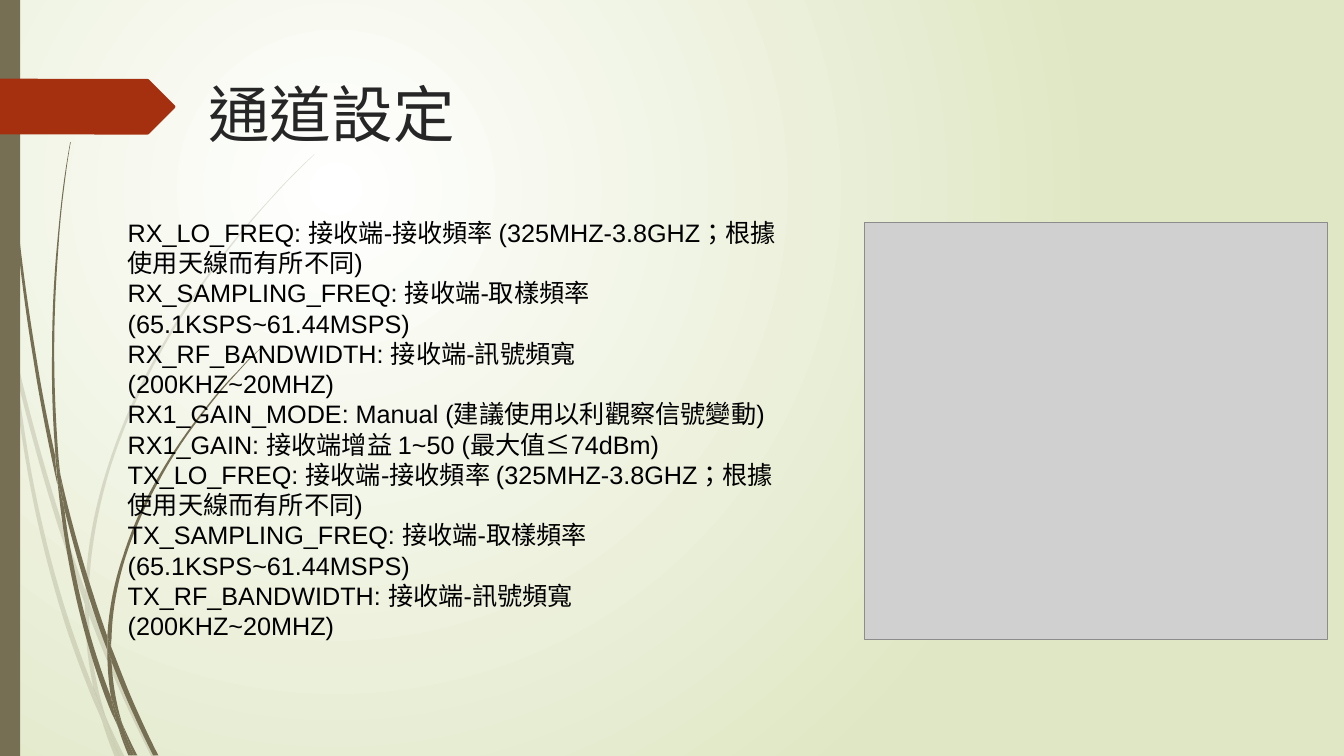
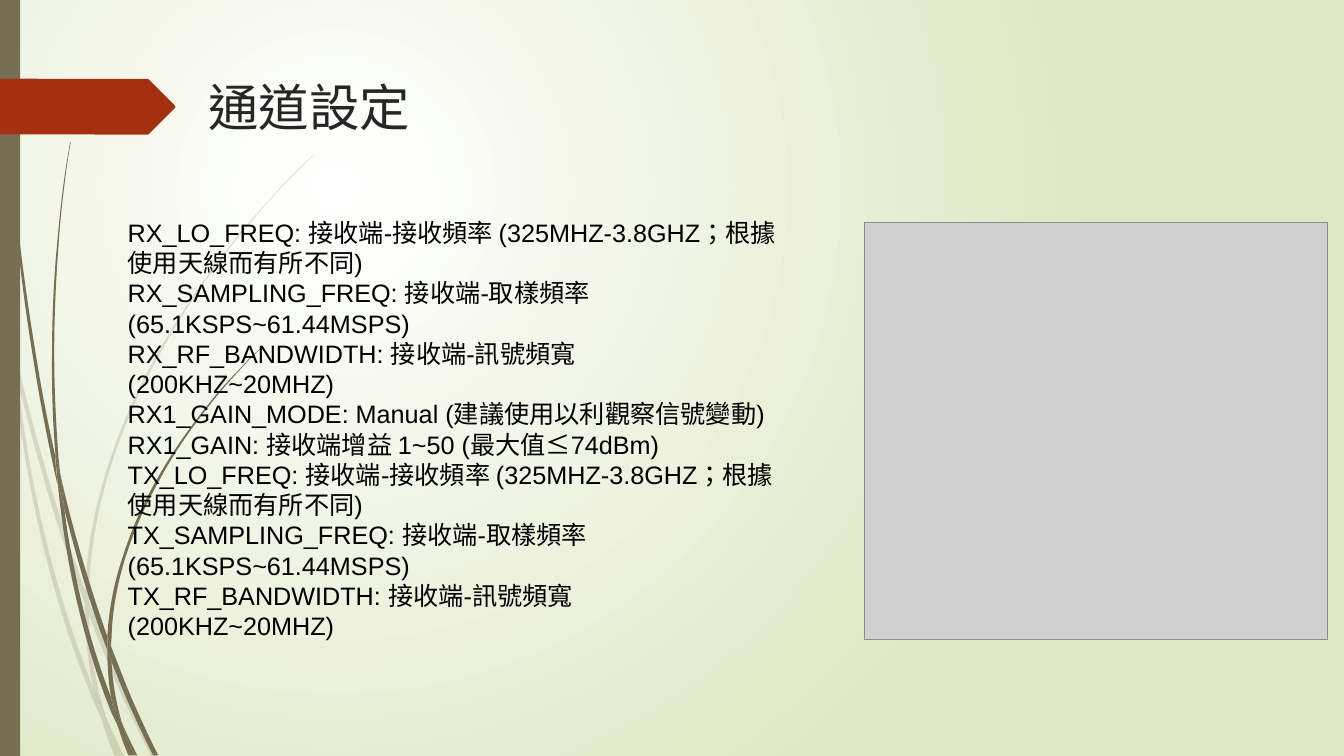
Before and after one commit to NIUWCSP/OTSM, a slide deck: slide 6 of report/以SDR實現OTSM通訊技術.pptx (slide 7 before the commit). Drawn at 1344x756 pixels with LibreOffice and Linux fonts; fonts in the diff are those of the drawing; grey boxes stand for pictures. Boxes give left, top, right and bottom in pixels: in the first picture for what was removed or moved away, otherwise in the second. Text is boxed around its words. In the diff, an @@ line names an element or a change of style, - is before the commit and + after.

```diff
--- a/report/以SDR實現OTSM通訊技術.pptx
+++ b/report/以SDR實現OTSM通訊技術.pptx
@@ title "通道設定" at <box>208,83,410,130</box>: size 44 to 36 pt, font Noto Sans CJK JP to League Spartan @@
```
Also in this commit, not shown: 13 other slides changed, 1 slide added, 1 slide removed.
